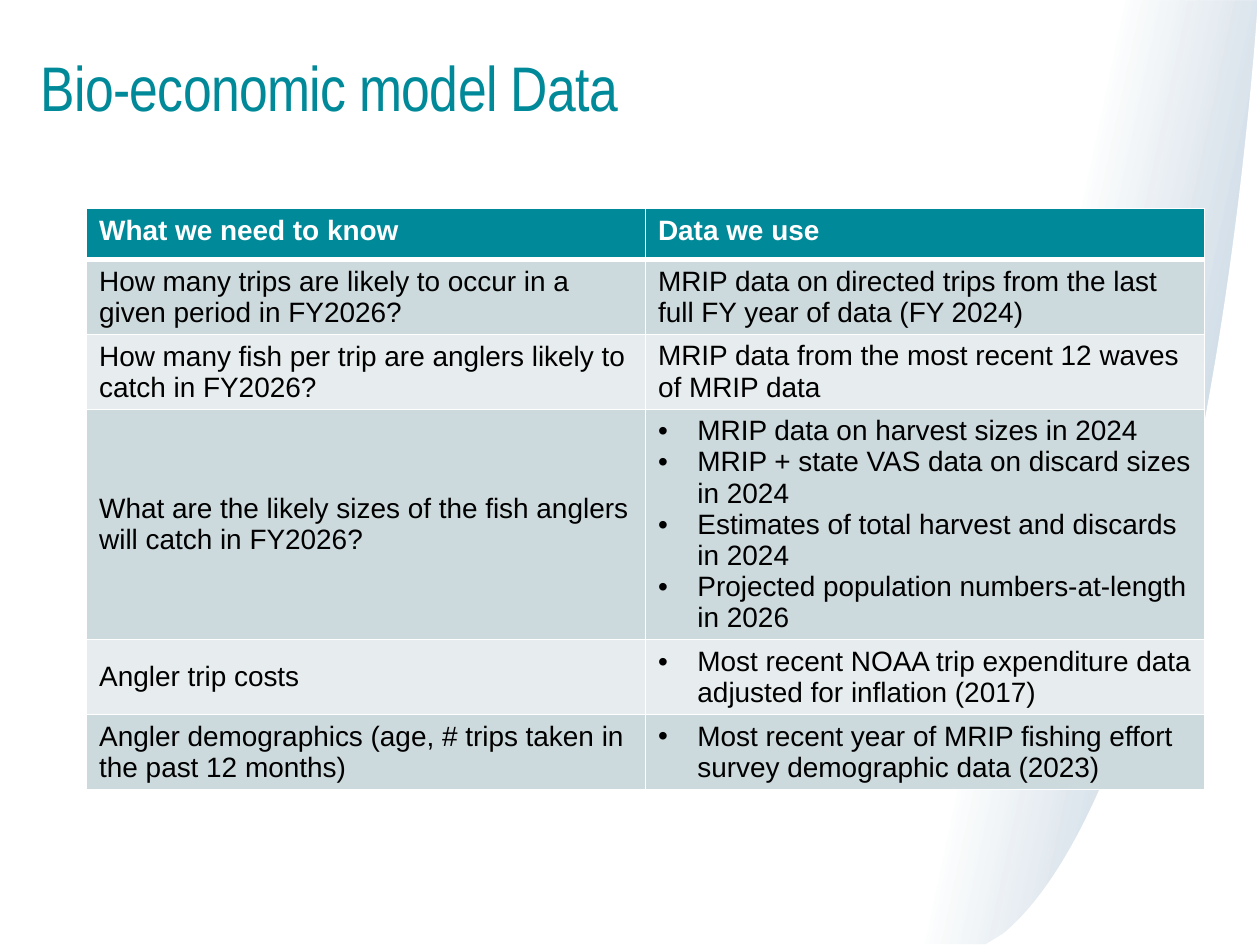
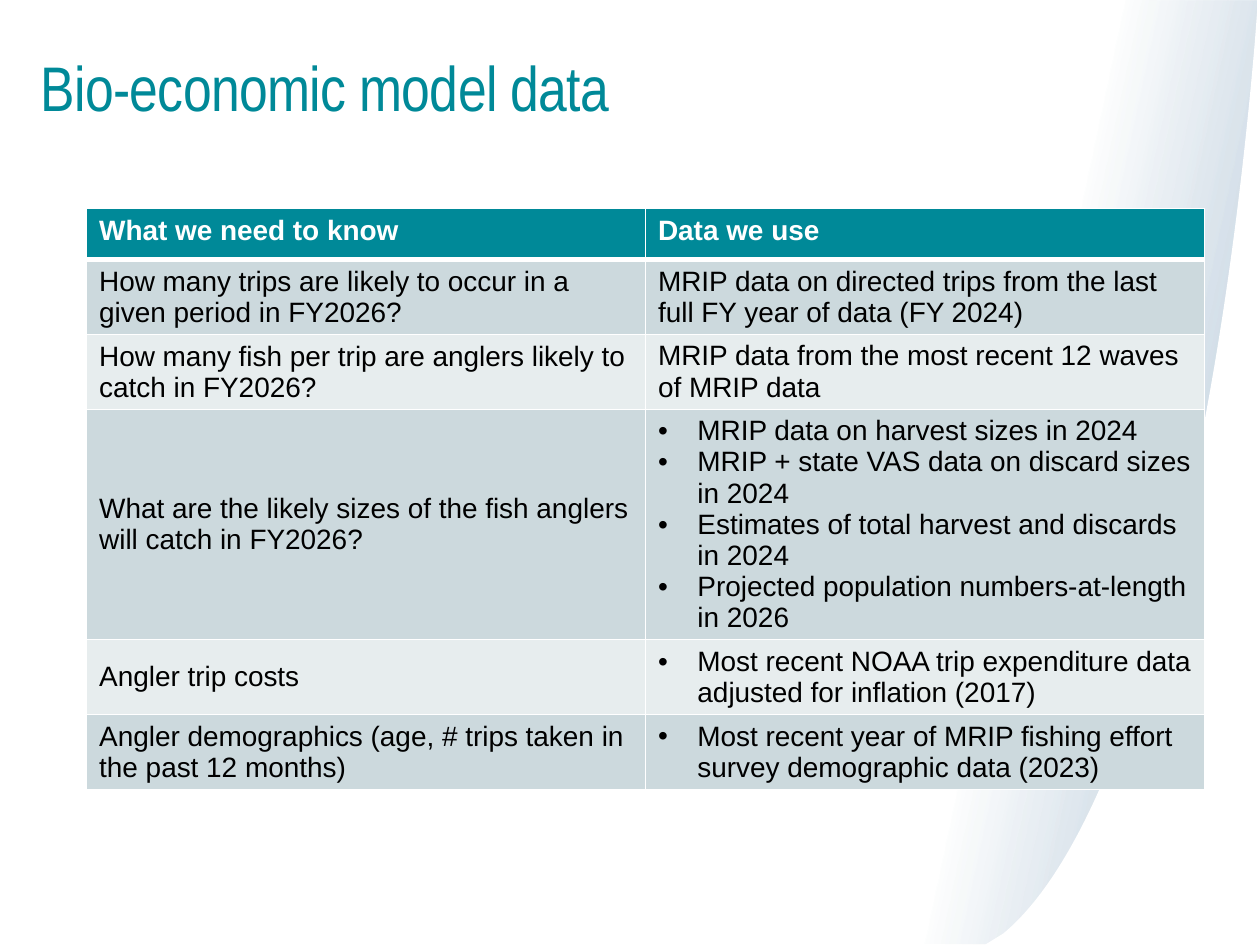
Before and after one commit to mle2718/flukeRDM, a slide deck: slide 4 of docs/TC meeting 6-20-25 Lou.pptx (slide 3 before the commit). Drawn at 1260x945 pixels with LibreOffice and Linux fonts; fonts in the diff are those of the drawing. Boxes give left, top, right and bottom in pixels: in the first picture for what was removed or moved away, otherwise in the second. Text is boxed around its words. In the diff, an @@ line names an element or a change of style, - is before the commit and + after.

```diff
--- a/docs/TC meeting 6-20-25 Lou.pptx
+++ b/docs/TC meeting 6-20-25 Lou.pptx
@@ title at (x1=41, y1=65, x2=610, y2=112): text changed @@
-Bio-economic model Data
+Bio-economic model data
```
Also in this commit, not shown: 9 other slides changed, 8 slides added.
